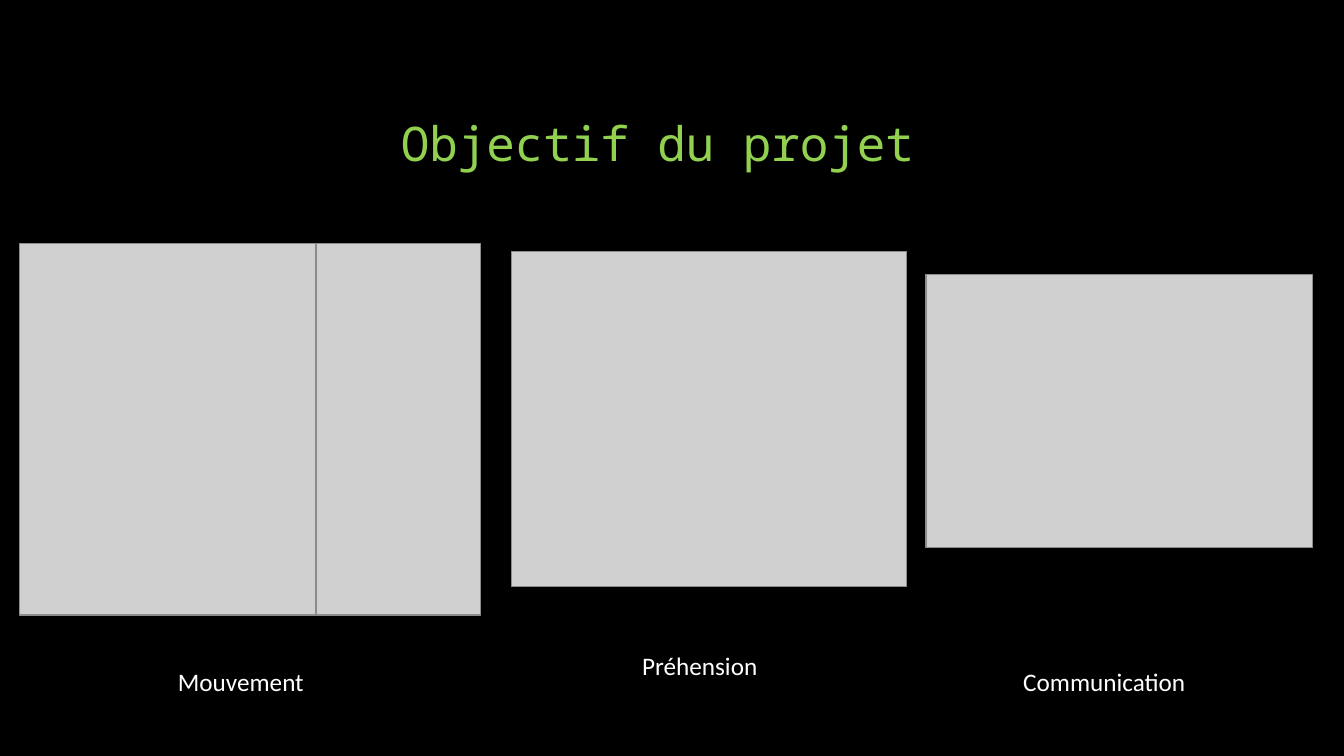
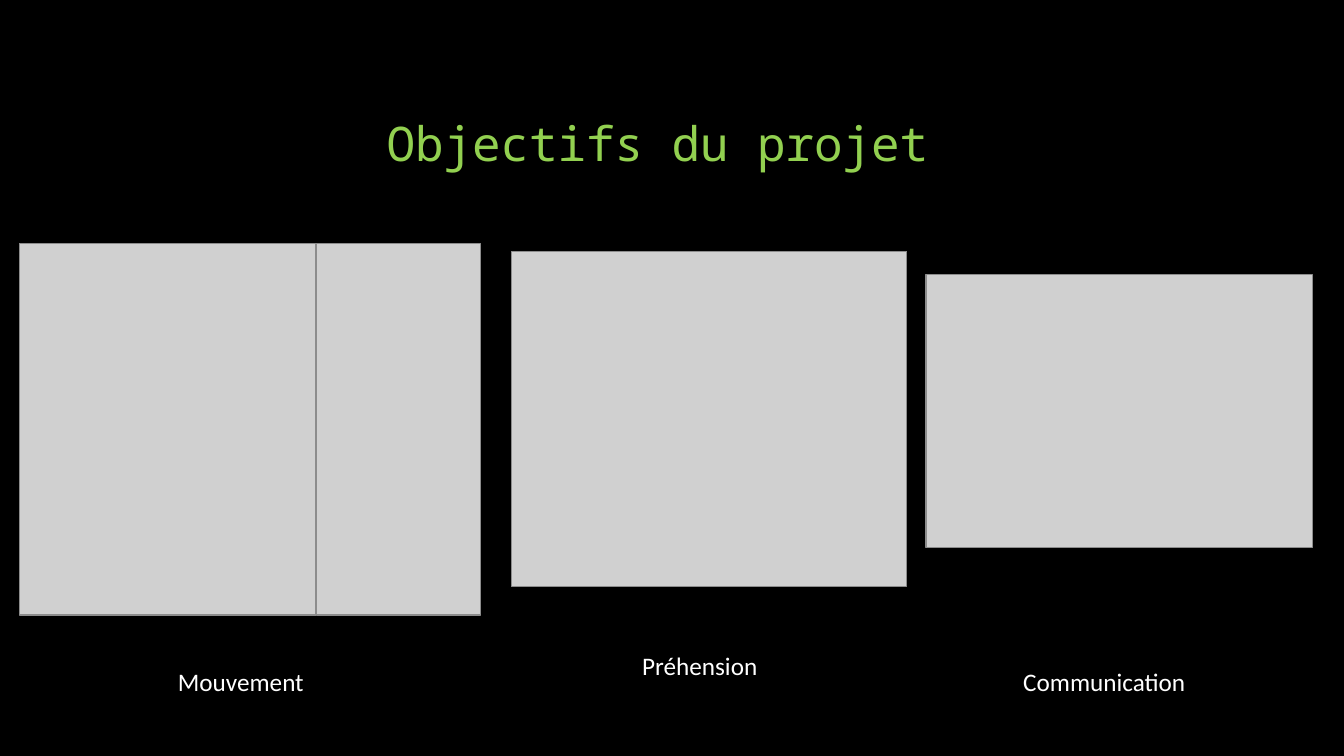
Before and after one commit to Lukygx/Handuino, a slide deck: slide 3 of doc/Handuino présentation finale.pptx. Drawn at 1344x756 pixels with LibreOffice and Linux fonts; fonts in the diff are those of the drawing; grey boxes stand for pictures. Boxes give left, top, right and bottom in pixels: in the first picture for what was removed or moved away, otherwise in the second. Text is boxed around its words. In the diff, an @@ line names an element or a change of style, - is before the commit and + after.

```diff
--- a/doc/Handuino présentation finale.pptx
+++ b/doc/Handuino présentation finale.pptx
@@ title at (387, 124, 928, 173): text changed @@
-Objectif du projet
+Objectifs du projet
```
Also in this commit, not shown: 4 other slides changed.
